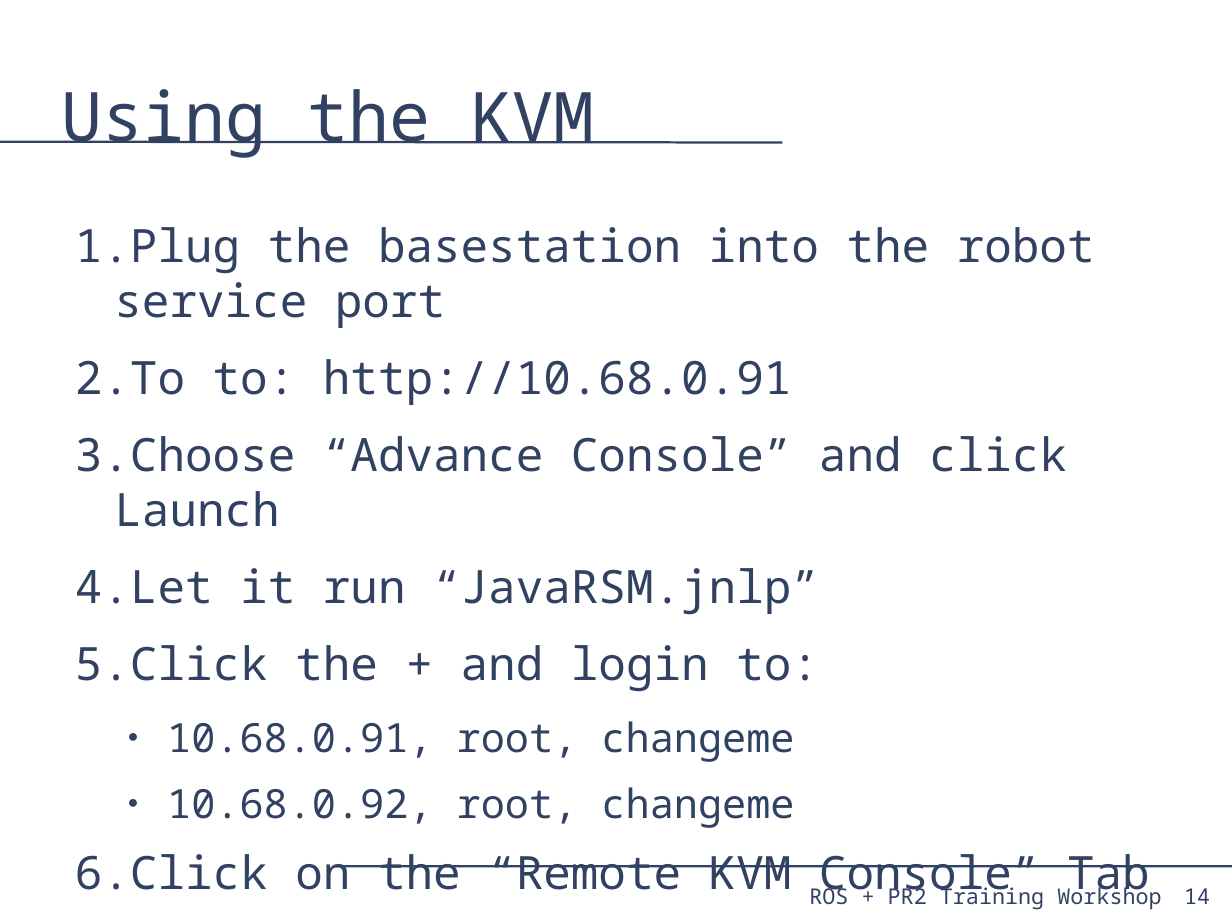
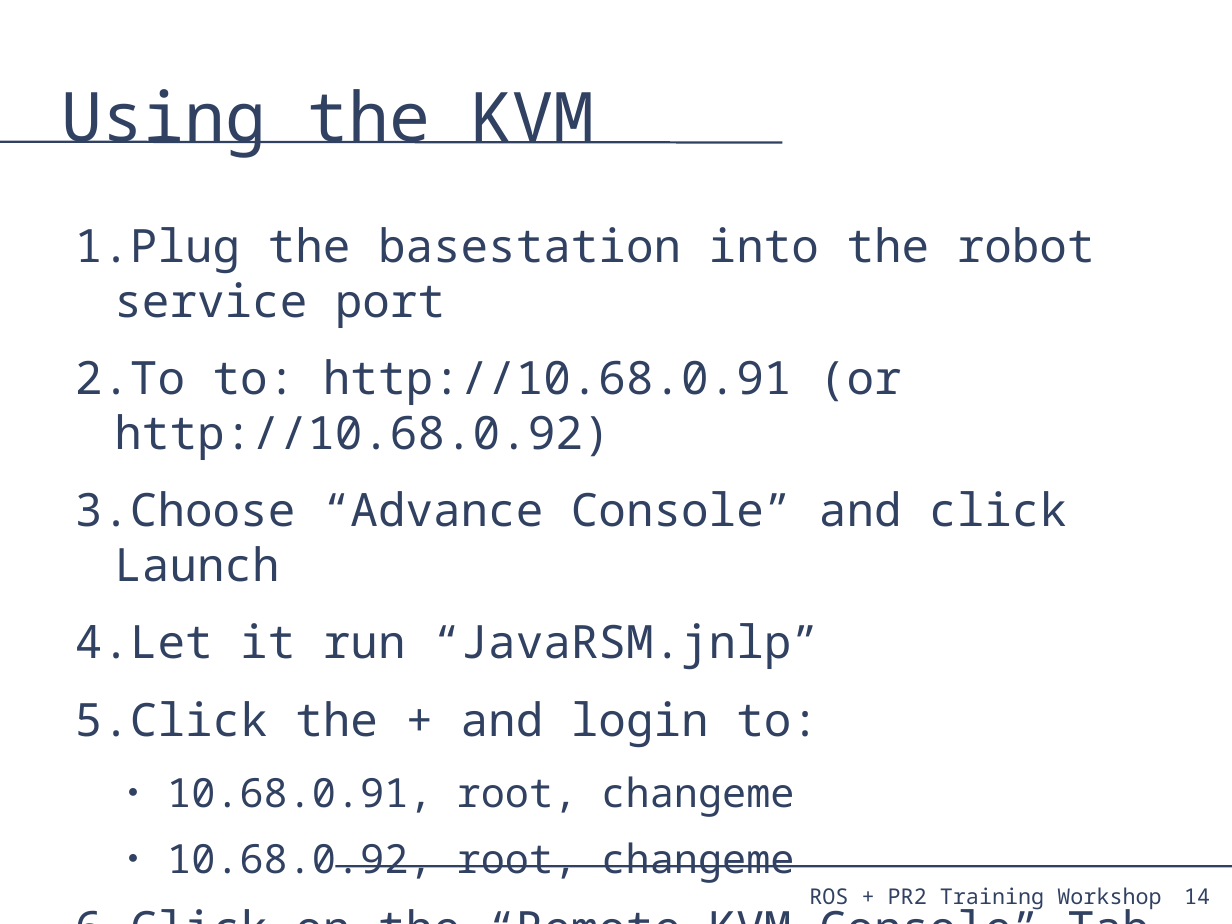
Before and after one commit to PR2/pr2_docs, a slide deck: slide 14 of pr2_training_workshop/installing_base_station/basestation.odp. Drawn at 1232x924 pixels with LibreOffice and Linux fonts; fonts in the diff are those of the drawing. Boxes give left, top, right and bottom in pixels: in the first picture for what was removed or moved away, otherwise in the second. Text is boxed around its words. In the diff, an @@ line names an element or a change of style, - is before the commit and + after.

```diff
--- a/pr2_training_workshop/installing_base_station/basestation.odp
+++ b/pr2_training_workshop/installing_base_station/basestation.odp
@@ text at (x1=75, y1=359, x2=902, y2=460): text changed @@
-2. To to: http://10.68.0.91
+2. To to: http://10.68.0.91 (or http://10.68.0.92)
```
Also in this commit, not shown: 1 other slide changed.
